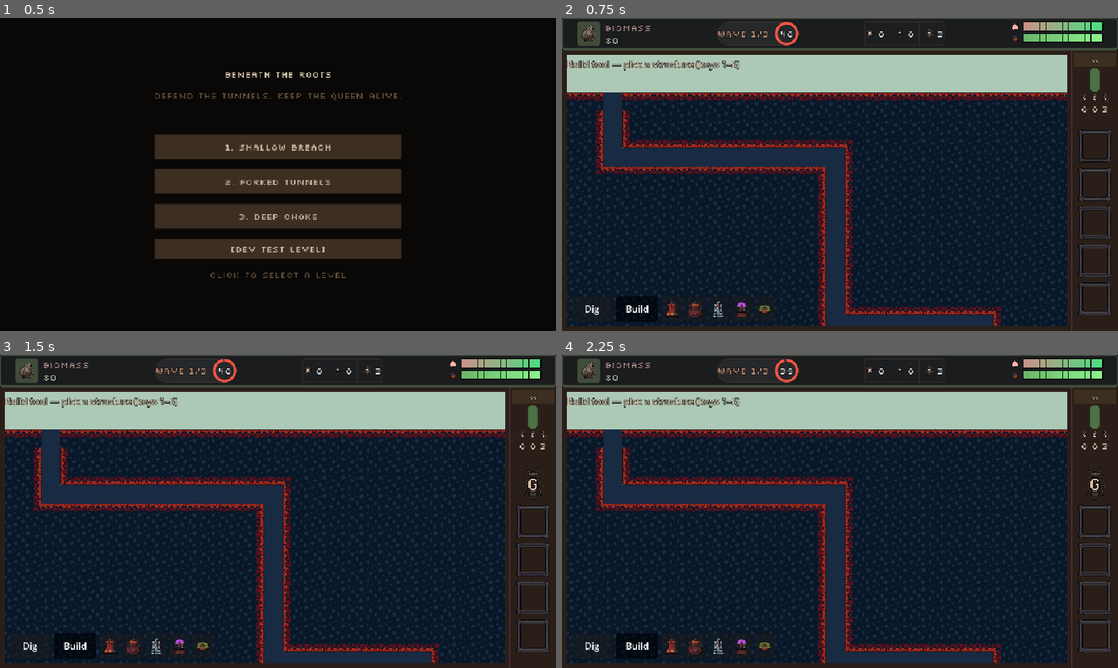
Above: before the commit, frames 1-4 (two rows, left to right).
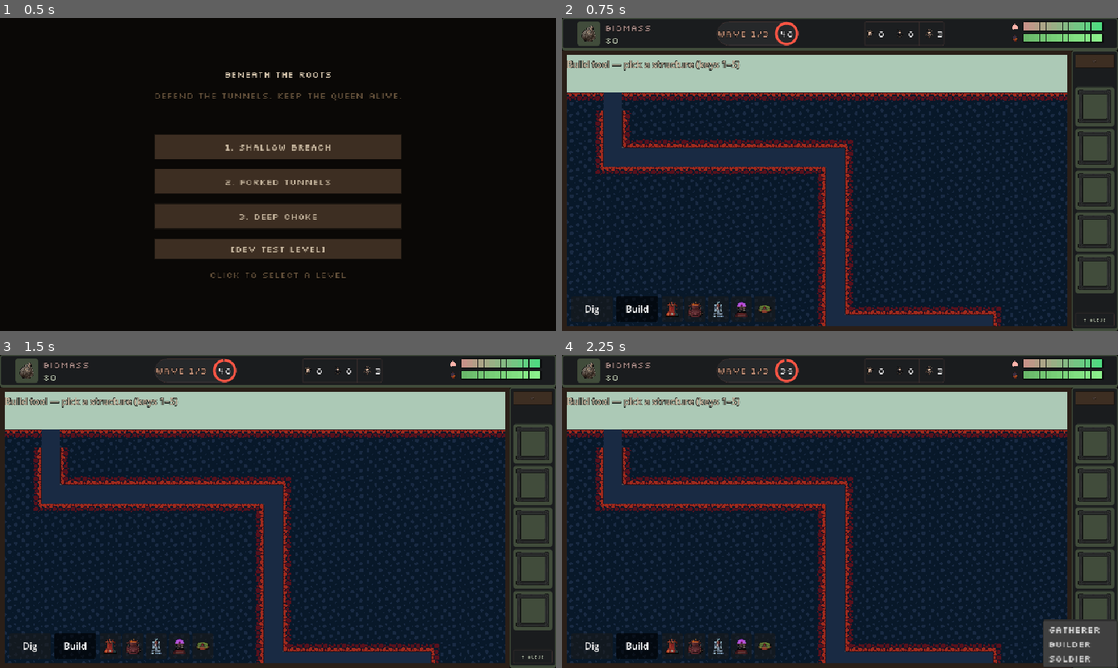
Above: after the commit, the same moments.

Repository: matiaspereiraobando/beneath-the-roots
Game: Godot game, scene res://scenes/menu.tscn
Same seed, same stepped clock (60 frames per second), same inputs: the game is played once before the commit and once after it.
Inputs (mouse positions are in pixels of both pictures, inside the frame that each line leads up to):
- Up to frame 1 (0.5 s): no input
- Up to frame 2 (0.75 s): click "1. Shallow Breach" at 0.5 s
- Up to frame 3 (1.5 s): click (533, 483) at 1.27 s
- Up to frame 4 (2.25 s): click (1095, 655) at 2 s, where only the run after the commit has a clickable "+ Queue"

Frame 1 is identical in both runs. In frame 2, 4.0% of the frame differs, in the area x 91-100%, y 10-100%; in frame 3, 3.9%; in frame 4, 5.5%, in the area x 86-100%, y 10-100%.

Commit message:
feat: rework nursery queue UI in colony sidebar
Remove satiety and ant counts from rail/drawer (now in top HUD). Add sequential queue enqueue with type picker, lock gestating slot, horizontal gestation bar, and pause spawn timer when queue is empty.

Co-authored-by: Cursor <cursoragent@cursor.com>

Diff:
--- a/scenes/colony_drawer.tscn
+++ b/scenes/colony_drawer.tscn
@@ -4,7 +4,7 @@
 
 [node name="ColonyDrawer" type="PanelContainer"]
 custom_minimum_size = Vector2(365, 0)
-theme_type_variation = &"ColonyDrawer"
+theme_type_variation = &"GameHud"
 script = ExtResource("1_drawer")
 
 [node name="Margin" type="MarginContainer" parent="."]
@@ -39,24 +39,15 @@
 text = "»"
 tooltip_text = "Minimize (M)"
 
-[node name="SatietyLabel" type="Label" parent="Margin/Scroll/VBox"]
-layout_mode = 2
-text = "Satiety: 100%"
-horizontal_alignment = 1
-
-[node name="FeedBtn" type="Button" parent="Margin/Scroll/VBox"]
-layout_mode = 2
-text = "Feed (15)"
-
-[node name="ColonyLabel" type="Label" parent="Margin/Scroll/VBox"]
-layout_mode = 2
-text = "G:0  B:0  S:0"
-horizontal_alignment = 1
-
 [node name="SlotCol" type="VBoxContainer" parent="Margin/Scroll/VBox"]
 layout_mode = 2
 alignment = 1
 theme_override_constants/separation = 4
+
+[node name="AddBtn" type="Button" parent="Margin/Scroll/VBox"]
+layout_mode = 2
+text = "+ Add to queue"
+tooltip_text = "Queue the next ant type"
 
 [node name="FutureActions" type="VBoxContainer" parent="Margin/Scroll/VBox"]
 layout_mode = 2
--- a/scenes/colony_rail.tscn
+++ b/scenes/colony_rail.tscn
@@ -5,20 +5,20 @@
 [node name="ColonyRail" type="PanelContainer"]
 custom_minimum_size = Vector2(80, 0)
 size_flags_vertical = 3
-theme_type_variation = &"ColonyRail"
+theme_type_variation = &"GameHud"
 script = ExtResource("1_rail")
 
 [node name="Margin" type="MarginContainer" parent="."]
 layout_mode = 2
-theme_override_constants/margin_left = 2
+theme_override_constants/margin_left = 4
 theme_override_constants/margin_top = 4
-theme_override_constants/margin_right = 2
+theme_override_constants/margin_right = 4
 theme_override_constants/margin_bottom = 4
 
 [node name="VBox" type="VBoxContainer" parent="Margin"]
 layout_mode = 2
 size_flags_vertical = 3
-theme_override_constants/separation = 3
+theme_override_constants/separation = 6
 alignment = 1
 
 [node name="ExpandBtn" type="Button" parent="Margin/VBox"]
@@ -27,67 +27,14 @@
 text = "«"
 tooltip_text = "Colony menu (M)"
 
-[node name="SatietyBar" type="ProgressBar" parent="Margin/VBox"]
-custom_minimum_size = Vector2(16, 40)
-layout_mode = 2
-size_flags_horizontal = 4
-max_value = 100.0
-value = 100.0
-show_percentage = false
-fill_mode = 3
-
-[node name="Counts" type="HBoxContainer" parent="Margin/VBox"]
-layout_mode = 2
-alignment = 1
-theme_override_constants/separation = 2
-
-[node name="GathererCol" type="VBoxContainer" parent="Margin/VBox/Counts"]
-layout_mode = 2
-theme_override_constants/separation = 0
-alignment = 1
-
-[node name="Icon" type="TextureRect" parent="Margin/VBox/Counts/GathererCol"]
-custom_minimum_size = Vector2(16, 16)
-layout_mode = 2
-size_flags_horizontal = 4
-
-[node name="CountLabel" type="Label" parent="Margin/VBox/Counts/GathererCol"]
-layout_mode = 2
-text = "0"
-horizontal_alignment = 1
-
-[node name="BuilderCol" type="VBoxContainer" parent="Margin/VBox/Counts"]
-layout_mode = 2
-theme_override_constants/separation = 0
-alignment = 1
-
-[node name="Icon" type="TextureRect" parent="Margin/VBox/Counts/BuilderCol"]
-custom_minimum_size = Vector2(16, 16)
-layout_mode = 2
-size_flags_horizontal = 4
-
-[node name="CountLabel" type="Label" parent="Margin/VBox/Counts/BuilderCol"]
-layout_mode = 2
-text = "0"
-horizontal_alignment = 1
-
-[node name="SoldierCol" type="VBoxContainer" parent="Margin/VBox/Counts"]
-layout_mode = 2
-theme_override_constants/separation = 0
-alignment = 1
-
-[node name="Icon" type="TextureRect" parent="Margin/VBox/Counts/SoldierCol"]
-custom_minimum_size = Vector2(16, 16)
-layout_mode = 2
-size_flags_horizontal = 4
-
-[node name="CountLabel" type="Label" parent="Margin/VBox/Counts/SoldierCol"]
-layout_mode = 2
-text = "0"
-horizontal_alignment = 1
-
 [node name="SlotCol" type="VBoxContainer" parent="Margin/VBox"]
 layout_mode = 2
 size_flags_vertical = 3
-theme_override_constants/separation = 2
+theme_override_constants/separation = 4
 alignment = 1
+
+[node name="AddBtn" type="Button" parent="Margin/VBox"]
+custom_minimum_size = Vector2(0, 24)
+layout_mode = 2
+text = "+ Queue"
+tooltip_text = "Add ant to nursery queue"
--- a/scripts/autoload/game_state.gd
+++ b/scripts/autoload/game_state.gd
@@ -88,7 +88,7 @@
 	nursery_queue.clear()
 	for i in NURSERY_SLOTS:
 		nursery_queue.append(EMPTY_SLOT)
-	queen_spawn_timer = GameTuning.QUEEN_SPAWN_INTERVAL
+	queen_spawn_timer = 0.0
 	queen_hp = queen_max_hp
 	queen_satiety = 100.0
 	phase = Phase.PLAYING
@@ -116,19 +116,59 @@
 
 
 func cycle_nursery_slot(index: int) -> void:
-	if index < 0 or index >= NURSERY_SLOTS:
-		return
-	var current: int = nursery_queue[index]
-	match current:
-		EMPTY_SLOT:
-			nursery_queue[index] = AntType.GATHERER
+	if index <= 0 or index >= NURSERY_SLOTS:
+		return
+	if nursery_queue[index] == EMPTY_SLOT:
+		return
+	match nursery_queue[index]:
 		AntType.GATHERER:
 			nursery_queue[index] = AntType.BUILDER
 		AntType.BUILDER:
 			nursery_queue[index] = AntType.SOLDIER
-		_:
-			nursery_queue[index] = EMPTY_SLOT
+		AntType.SOLDIER:
+			nursery_queue[index] = AntType.GATHERER
 	nursery_changed.emit()
+
+
+func nursery_filled_count() -> int:
+	var count := 0
+	for slot in nursery_queue:
+		if slot != EMPTY_SLOT:
+			count += 1
+	return count
+
+
+func can_enqueue_nursery() -> bool:
+	return nursery_filled_count() < NURSERY_SLOTS
+
+
+func enqueue_nursery_ant(ant_type: int) -> String:
+	if ant_type < AntType.GATHERER or ant_type > AntType.SOLDIER:
+		return "Invalid ant type."
+	if not can_enqueue_nursery():
+		return "Nursery queue is full."
+	var starting_gestation := nursery_filled_count() == 0
+	nursery_queue[nursery_filled_count()] = ant_type
+	if starting_gestation:
+		queen_spawn_timer = queen_spawn_interval()
+	nursery_changed.emit()
+	return ""
+
+
+func queen_spawn_interval() -> float:
+	var interval: float = GameTuning.QUEEN_SPAWN_INTERVAL
+	if queen_satiety >= GameTuning.WELL_FED_THRESHOLD:
+		interval *= GameTuning.WELL_FED_SPAWN_MULT
+	return interval
+
+
+func gestation_remaining_ratio() -> float:
+	if nursery_queue.is_empty() or nursery_queue[0] == EMPTY_SLOT:
+		return 0.0
+	var interval := queen_spawn_interval()
+	if interval <= 0.0:
+		return 0.0
+	return clampf(queen_spawn_timer / interval, 0.0, 1.0)
 
 
 func dequeue_nursery_ant() -> int:
--- a/scripts/colony_drawer.gd
+++ b/scripts/colony_drawer.gd
@@ -3,74 +3,107 @@
 signal collapse_requested
 
 const AntType = preload("res://scripts/data/ant_types.gd").Type
+const EMPTY_SLOT = preload("res://scripts/data/ant_types.gd").EMPTY_SLOT
 const HudThemeRes = preload("res://scripts/util/hud_theme.gd")
+const GestationBarScript = preload("res://scripts/ui/gestation_bar.gd")
 const DRAWER_SLOT_SIZE := 32
 
 @onready var _collapse_btn: Button = $Margin/Scroll/VBox/HeaderRow/CollapseBtn
-@onready var _satiety_label: Label = $Margin/Scroll/VBox/SatietyLabel
-@onready var _feed_btn: Button = $Margin/Scroll/VBox/FeedBtn
-@onready var _colony_label: Label = $Margin/Scroll/VBox/ColonyLabel
 @onready var _slot_col: VBoxContainer = $Margin/Scroll/VBox/SlotCol
+@onready var _add_btn: Button = $Margin/Scroll/VBox/AddBtn
 @onready var _placeholder: Label = $Margin/Scroll/VBox/FutureActions/Placeholder
 
 var _icon_textures: Dictionary = {}
 var _slot_buttons: Array[TextureButton] = []
+var _gestation_bars: Array[Control] = []
+var _type_menu: PopupMenu
 
 
 func _ready() -> void:
-	theme_type_variation = &"ColonyDrawer"
+	theme_type_variation = &"GameHud"
 	_apply_fonts()
 	_icon_textures = ColonyUiIcons.load_icon_map(DRAWER_SLOT_SIZE)
-	_build_slot_buttons()
+	_build_slot_rows()
+	_setup_add_menu()
 	_collapse_btn.pressed.connect(func() -> void: collapse_requested.emit())
-	_feed_btn.pressed.connect(_on_feed_pressed)
-	GameState.queen_satiety_changed.connect(_on_satiety_changed)
+	_add_btn.pressed.connect(_on_add_pressed)
 	GameState.nursery_changed.connect(_refresh_slots)
-	GameState.colony_counts_changed.connect(_refresh_colony_counts)
-	_on_satiety_changed(GameState.queen_satiety)
 	call_deferred("_refresh_slots")
-	call_deferred("_refresh_colony_counts")
 
 
 func _apply_fonts() -> void:
 	var title: Label = $Margin/Scroll/VBox/HeaderRow/Title
-	for node in [title, _satiety_label, _colony_label, _placeholder]:
+	for node in [title, _placeholder]:
 		HudThemeRes.apply_pixel_font(node, HudThemeRes.FONT_STAT)
-	for btn in [_collapse_btn, _feed_btn]:
+	for btn in [_collapse_btn, _add_btn]:
 		HudThemeRes.apply_pixel_font(btn, HudThemeRes.FONT_STAT)
+	_add_btn.add_theme_stylebox_override("normal", HudThemeRes.ant_strip())
+	_add_btn.add_theme_stylebox_override("hover", HudThemeRes.wave_pill())
+	_add_btn.add_theme_stylebox_override("pressed", HudThemeRes.ant_strip())
 
 
-func _build_slot_buttons() -> void:
+func _build_slot_rows() -> void:
+	var well_size := DRAWER_SLOT_SIZE + 6
 	for i in GameState.NURSERY_SLOTS:
+		var well := PanelContainer.new()
+		well.add_theme_stylebox_override("panel", HudThemeRes.icon_well())
+		well.custom_minimum_size = Vector2(well_size, well_size)
+		var center := CenterContainer.new()
+		center.custom_minimum_size = well.custom_minimum_size
 		var btn := TextureButton.new()
 		btn.custom_minimum_size = Vector2(DRAWER_SLOT_SIZE, DRAWER_SLOT_SIZE)
 		btn.stretch_mode = TextureButton.STRETCH_KEEP_ASPECT_CENTERED
 		btn.pressed.connect(_on_slot_pressed.bind(i))
-		_slot_col.add_child(btn)
+		center.add_child(btn)
+		well.add_child(center)
 		_slot_buttons.append(btn)
+		if i == 0:
+			var col := VBoxContainer.new()
+			col.alignment = BoxContainer.ALIGNMENT_CENTER
+			col.add_theme_constant_override("separation", 3)
+			var gest_bar: Control = GestationBarScript.new()
+			gest_bar.bar_thickness = 4
+			gest_bar.custom_minimum_size = Vector2(well_size, 4)
+			col.add_child(gest_bar)
+			_gestation_bars.append(gest_bar)
+			col.add_child(well)
+			_slot_col.add_child(col)
+		else:
+			var row := HBoxContainer.new()
+			row.alignment = BoxContainer.ALIGNMENT_CENTER
+			row.add_child(well)
+			_slot_col.add_child(row)
+
+
+func _setup_add_menu() -> void:
+	_type_menu = PopupMenu.new()
+	_type_menu.add_item("Gatherer", AntType.GATHERER)
+	_type_menu.add_item("Builder", AntType.BUILDER)
+	_type_menu.add_item("Soldier", AntType.SOLDIER)
+	_type_menu.id_pressed.connect(_on_type_selected)
+	add_child(_type_menu)
+
+
+func _on_add_pressed() -> void:
+	if not GameState.can_enqueue_nursery():
+		return
+	var pos := _add_btn.get_global_rect().position
+	pos.y += _add_btn.size.y
+	_type_menu.position = Vector2i(int(pos.x), int(pos.y))
+	_type_menu.popup()
+
+
+func _on_type_selected(id: int) -> void:
+	GameState.enqueue_nursery_ant(id)
 
 
 func _on_slot_pressed(index: int) -> void:
 	GameState.cycle_nursery_slot(index)
 
 
-func _on_feed_pressed() -> void:
-	GameState.feed_queen()
-
-
 func _refresh_slots() -> void:
 	ColonyUiIcons.refresh_slot_buttons(_slot_buttons, _icon_textures)
-	_feed_btn.text = "Feed (%d)" % GameTuning.FEED_COST
-
-
-func _refresh_colony_counts() -> void:
-	_colony_label.text = "G:%d  B:%d  S:%d" % [
-		GameState.gatherer_count,
-		GameState.builder_count,
-		GameState.free_soldiers,
-	]
-
-
-func _on_satiety_changed(value: float) -> void:
-	_satiety_label.text = "Satiety: %d%%" % int(value)
-	_satiety_label.modulate = ColonyUiIcons.satiety_color(value)
+	_add_btn.disabled = not GameState.can_enqueue_nursery()
+	_add_btn.modulate = Color.WHITE if GameState.can_enqueue_nursery() else Color(0.5, 0.5, 0.5, 0.8)
+	if _gestation_bars.size() > 0:
+		_gestation_bars[0].visible = GameState.nursery_queue[0] != EMPTY_SLOT
--- a/scripts/colony_rail.gd
+++ b/scripts/colony_rail.gd
@@ -3,46 +3,42 @@
 signal expand_requested
 
 const AntType = preload("res://scripts/data/ant_types.gd").Type
+const EMPTY_SLOT = preload("res://scripts/data/ant_types.gd").EMPTY_SLOT
 const HudThemeRes = preload("res://scripts/util/hud_theme.gd")
-const RAIL_SLOT_SIZE := 24
-const RAIL_COUNT_ICON := 16
+const GestationBarScript = preload("res://scripts/ui/gestation_bar.gd")
+const RAIL_SLOT_SIZE := 28
 
 @onready var _expand_btn: Button = $Margin/VBox/ExpandBtn
-@onready var _satiety_bar: ProgressBar = $Margin/VBox/SatietyBar
-@onready var _gatherer_label: Label = $Margin/VBox/Counts/GathererCol/CountLabel
-@onready var _builder_label: Label = $Margin/VBox/Counts/BuilderCol/CountLabel
-@onready var _soldier_label: Label = $Margin/VBox/Counts/SoldierCol/CountLabel
-@onready var _gatherer_icon: TextureRect = $Margin/VBox/Counts/GathererCol/Icon
-@onready var _builder_icon: TextureRect = $Margin/VBox/Counts/BuilderCol/Icon
-@onready var _soldier_icon: TextureRect = $Margin/VBox/Counts/SoldierCol/Icon
 @onready var _slot_col: VBoxContainer = $Margin/VBox/SlotCol
+@onready var _add_btn: Button = $Margin/VBox/AddBtn
 
 var _icon_textures: Dictionary = {}
 var _slot_buttons: Array[TextureButton] = []
+var _gestation_bars: Array[Control] = []
+var _type_menu: PopupMenu
 var _pulse_tween: Tween
 
 
 func _ready() -> void:
-	theme_type_variation = &"ColonyRail"
 	clip_contents = true
-	_apply_fonts()
+	_apply_styles()
 	_icon_textures = ColonyUiIcons.load_icon_map(RAIL_SLOT_SIZE)
-	_setup_count_icons()
-	_build_slot_buttons()
+	_build_slot_rows()
+	_setup_add_menu()
 	_expand_btn.pressed.connect(func() -> void: expand_requested.emit())
-	GameState.queen_satiety_changed.connect(_on_satiety_changed)
+	_add_btn.pressed.connect(_on_add_pressed)
 	GameState.nursery_changed.connect(_refresh_slots)
-	GameState.colony_counts_changed.connect(_refresh_colony_counts)
-	_on_satiety_changed(GameState.queen_satiety)
 	call_deferred("_refresh_slots")
-	call_deferred("_refresh_colony_counts")
 
 
-func _apply_fonts() -> void:
-	_expand_btn.custom_minimum_size.y = 24
-	HudThemeRes.apply_pixel_font(_expand_btn, HudThemeRes.FONT_STAT)
-	for lbl in [_gatherer_label, _builder_label, _soldier_label]:
-		HudThemeRes.apply_pixel_font(lbl, HudThemeRes.FONT_STAT)
+func _apply_styles() -> void:
+	HudThemeRes.apply_pixel_font(_expand_btn, HudThemeRes.FONT_CAPTION)
+	HudThemeRes.apply_pixel_font(_add_btn, HudThemeRes.FONT_CAPTION)
+	_add_btn.add_theme_color_override("font_color", HudThemeRes.SECONDARY)
+	_expand_btn.add_theme_color_override("font_color", HudThemeRes.ON_SURFACE_VARIANT)
+	_add_btn.add_theme_stylebox_override("normal", HudThemeRes.ant_strip())
+	_add_btn.add_theme_stylebox_override("hover", HudThemeRes.wave_pill())
+	_add_btn.add_theme_stylebox_override("pressed", HudThemeRes.ant_strip())
 
 
 func set_expanded_tab(expanded: bool) -> void:
@@ -59,26 +55,58 @@
 	_pulse_tween.tween_property(self, "modulate", Color.WHITE, 0.12)
 
 
-func _setup_count_icons() -> void:
-	var brighten := GameTuning.UI_ICON_BRIGHTEN
-	var icon_size := GameTuning.UI_ICON_NATIVE_SIZE
-	_gatherer_icon.texture = PixelArt.load_texture(SpritePaths.ui_icon("icon_gatherer"), icon_size, brighten)
-	_builder_icon.texture = PixelArt.load_texture(SpritePaths.ui_icon("icon_builder"), icon_size, brighten)
-	_soldier_icon.texture = PixelArt.load_texture(SpritePaths.ui_icon("icon_soldier"), icon_size, brighten)
-	for icon in [_gatherer_icon, _builder_icon, _soldier_icon]:
-		icon.custom_minimum_size = Vector2(RAIL_COUNT_ICON, RAIL_COUNT_ICON)
-		icon.expand_mode = TextureRect.EXPAND_IGNORE_SIZE
-		icon.stretch_mode = TextureRect.STRETCH_KEEP_ASPECT_CENTERED
-
-
-func _build_slot_buttons() -> void:
+func _build_slot_rows() -> void:
+	var well_size := RAIL_SLOT_SIZE + 4
 	for i in GameState.NURSERY_SLOTS:
+		var well := PanelContainer.new()
+		well.add_theme_stylebox_override("panel", HudThemeRes.icon_well())
+		well.custom_minimum_size = Vector2(well_size, well_size)
+		var center := CenterContainer.new()
+		center.custom_minimum_size = well.custom_minimum_size
 		var btn := TextureButton.new()
 		btn.custom_minimum_size = Vector2(RAIL_SLOT_SIZE, RAIL_SLOT_SIZE)
 		btn.stretch_mode = TextureButton.STRETCH_KEEP_ASPECT_CENTERED
 		btn.pressed.connect(_on_slot_pressed.bind(i))
-		_slot_col.add_child(btn)
+		center.add_child(btn)
+		well.add_child(center)
 		_slot_buttons.append(btn)
+		if i == 0:
+			var col := VBoxContainer.new()
+			col.alignment = BoxContainer.ALIGNMENT_CENTER
+			col.add_theme_constant_override("separation", 2)
+			var gest_bar: Control = GestationBarScript.new()
+			gest_bar.custom_minimum_size = Vector2(well_size, 3)
+			col.add_child(gest_bar)
+			_gestation_bars.append(gest_bar)
+			col.add_child(well)
+			_slot_col.add_child(col)
+		else:
+			var row := HBoxContainer.new()
+			row.alignment = BoxContainer.ALIGNMENT_CENTER
+			row.add_child(well)
+			_slot_col.add_child(row)
+
+
+func _setup_add_menu() -> void:
+	_type_menu = PopupMenu.new()
+	_type_menu.add_item("Gatherer", AntType.GATHERER)
+	_type_menu.add_item("Builder", AntType.BUILDER)
+	_type_menu.add_item("Soldier", AntType.SOLDIER)
+	_type_menu.id_pressed.connect(_on_type_selected)
+	add_child(_type_menu)
+
+
+func _on_add_pressed() -> void:
+	if not GameState.can_enqueue_nursery():
+		return
+	var pos := _add_btn.get_global_rect().position
+	pos.y += _add_btn.size.y
+	_type_menu.position = Vector2i(int(pos.x), int(pos.y))
+	_type_menu.popup()
+
+
+func _on_type_selected(id: int) -> void:
+	GameState.enqueue_nursery_ant(id)
 
 
 func _on_slot_pressed(index: int) -> void:
@@ -87,14 +115,7 @@
 
 func _refresh_slots() -> void:
 	ColonyUiIcons.refresh_slot_buttons(_slot_buttons, _icon_textures)
-
-
-func _refresh_colony_counts() -> void:
-	_gatherer_label.text = str(GameState.gatherer_count)
-	_builder_label.text = str(GameState.builder_count)
-	_soldier_label.text = str(GameState.free_soldiers)
-
-
-func _on_satiety_changed(value: float) -> void:
-	_satiety_bar.value = value
-	_satiety_bar.modulate = ColonyUiIcons.satiety_color(value)
+	_add_btn.disabled = not GameState.can_enqueue_nursery()
+	_add_btn.modulate = Color.WHITE if GameState.can_enqueue_nursery() else Color(0.5, 0.5, 0.5, 0.8)
+	if _gestation_bars.size() > 0:
+		_gestation_bars[0].visible = GameState.nursery_queue[0] != EMPTY_SLOT
--- a/scripts/systems/colony_system.gd
+++ b/scripts/systems/colony_system.gd
@@ -26,12 +26,12 @@
 
 
 func _tick_queen_spawn(delta: float) -> void:
+	if GameState.nursery_queue.is_empty() or GameState.nursery_queue[0] == EMPTY_SLOT:
+		return
 	GameState.queen_spawn_timer -= delta
 	if GameState.queen_spawn_timer > 0.0:
 		return
-	var interval := GameTuning.QUEEN_SPAWN_INTERVAL
-	if GameState.queen_satiety >= GameTuning.WELL_FED_THRESHOLD:
-		interval *= GameTuning.WELL_FED_SPAWN_MULT
+	var interval := GameState.queen_spawn_interval()
 	GameState.queen_spawn_timer = interval
 	var ant_type: int = GameState.dequeue_nursery_ant()
 	if ant_type == EMPTY_SLOT:
--- /dev/null
+++ b/scripts/ui/gestation_bar.gd
@@ -0,0 +1,34 @@
+extends Control
+class_name GestationBar
+
+const HudThemeRes = preload("res://scripts/util/hud_theme.gd")
+const EMPTY_SLOT = preload("res://scripts/data/ant_types.gd").EMPTY_SLOT
+
+@export var bar_thickness: int = 3
+
+
+func _ready() -> void:
+	custom_minimum_size = Vector2(24, bar_thickness)
+
+
+func _process(_delta: float) -> void:
+	queue_redraw()
+
+
+func _draw() -> void:
+	var h := size.y
+	var w := size.x
+	draw_rect(Rect2(Vector2.ZERO, size), HudThemeRes.SURFACE_CONTAINER_LOWEST)
+	if GameState.nursery_queue.is_empty() or GameState.nursery_queue[0] == EMPTY_SLOT:
+		return
+	var interval := GameState.queen_spawn_interval()
+	if interval <= 0.0:
+		return
+	var remaining := clampf(GameState.queen_spawn_timer / interval, 0.0, 1.0)
+	var fill_w := w * remaining
+	if fill_w <= 0.0:
+		return
+	draw_rect(
+		Rect2(0.0, 0.0, fill_w, h),
+		HudThemeRes.SECONDARY,
+	)
--- a/scripts/util/colony_ui_icons.gd
+++ b/scripts/util/colony_ui_icons.gd
@@ -29,8 +29,22 @@
 		return
 	for i in buttons.size():
 		var slot_type: int = GameState.nursery_queue[i]
+		var btn: TextureButton = buttons[i]
 		var tex: Texture2D = icon_map.get(slot_type, icon_map[EMPTY_SLOT])
-		buttons[i].texture_normal = tex
+		btn.texture_normal = tex
+		if i == 0:
+			btn.disabled = true
+		else:
+			btn.disabled = slot_type == EMPTY_SLOT
+		if slot_type == EMPTY_SLOT:
+			btn.modulate = Color(0.55, 0.55, 0.58, 0.75)
+			btn.tooltip_text = "Empty queue slot"
+		elif i == 0:
+			btn.modulate = Color(0.92, 0.92, 0.95)
+			btn.tooltip_text = "Gestating — type locked"
+		else:
+			btn.modulate = Color.WHITE
+			btn.tooltip_text = "Click to change ant type"
 
 
 static func satiety_color(value: float) -> Color:
Not shown, added: scripts/ui/gestation_bar.gd.uid
